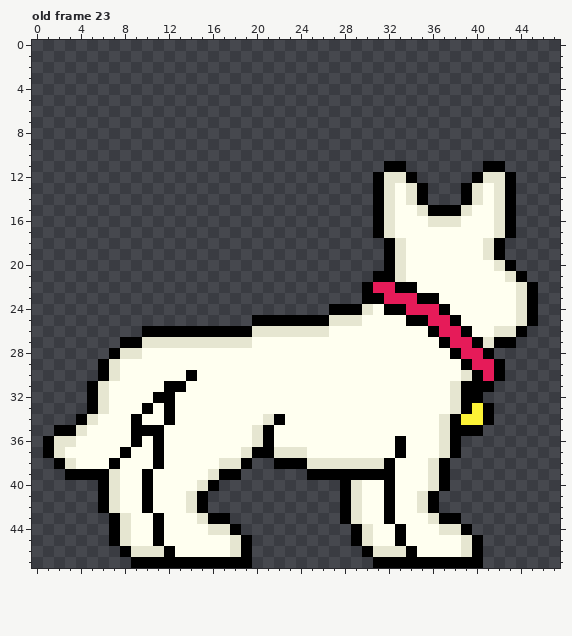
Two versions of one pixel-art file, TerraGuardian Sprites/GiantDogGuardian2.aseprite. The picture above is the old version.
48x48 pixels, 23 frames. Shown: old frame 23. The commit also changed other frames, which this record leaves out.
The result:
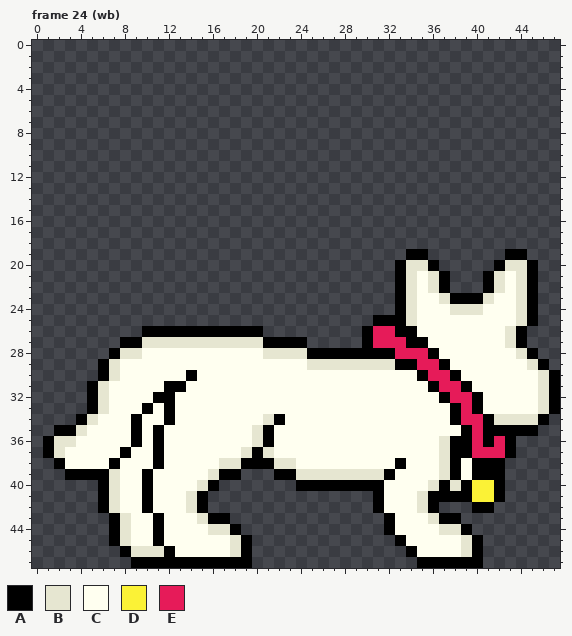
Palette (. is transparent): A #000000  B #e6e6d1  C #fffff0  D #fbf236  E #e61b59
A new or re-ordered frame is compared with the old frame closest to it.
Change:
frames 23 -> 24
Changed rows in their new state; - is an unchanged pixel.
Frame 24 (wb) is new; against old frame 23:
first column x 3:
11 -----------------------------..-------..-----
12 ----------------------------....-----....----
13 ----------------------------.....---.....----
14 ----------------------------.....---.....----
15 ----------------------------.............----
16 ----------------------------.............----
17 ----------------------------.............----
18 -----------------------------...........-----
19 -----------------------------..AA.......AA---
20 -----------------------------.ABBA.....ABBA--
21 ----------------------------..AB-BA...ABCBA--
22 ---------------------------...-B-BA...AB-----
23 ---------------------------...ABCCBAAAB------
24 ------------------------......-BCCCBBB-------
25 -----------------...........AAABCCCC---------
26 -----------------A.........AEEAA-CCCC--C-----
27 -----------------BAAAA.....AEEEAA-CCCCCCBA---
28 ------------------BBBBAAAAAAAAEEEA-CCCCCCBA--
29 ----------------------BBBBBBBBAAEEA-CCCCCCBA-
30 --------------------------------AEEACCCCCCCBA
31 ---------------------------------AEE-CCCCCCBA
32 ----------------------------------AEE-CCCCCBA
33 -----------------------------------AEACCCCCBA
34 ----------------------------------C-EE-BBBBA-
35 -------C--------------------------CC-EAAAAA--
36 ------------------------------C-----AEAEA----
37 ------------------BCCC--------C-----AEEEA----
38 C----------------AABBCCCCCCCCCA--CBACAAA-----
39 -------------------AABBBBBBBB----CBACAAA-----
40 ---------------------AAAA-AAAC-----BADDA-----
41 -------------------------...AC----AAADDA-----
42 -------------------------...AC-------AA------
43 -------------------------....----------------
44 --------------------------...AC--------------
45 --------------------------....---------------
46 ---------------------------....--------------
47 ----------------------------....-------------
